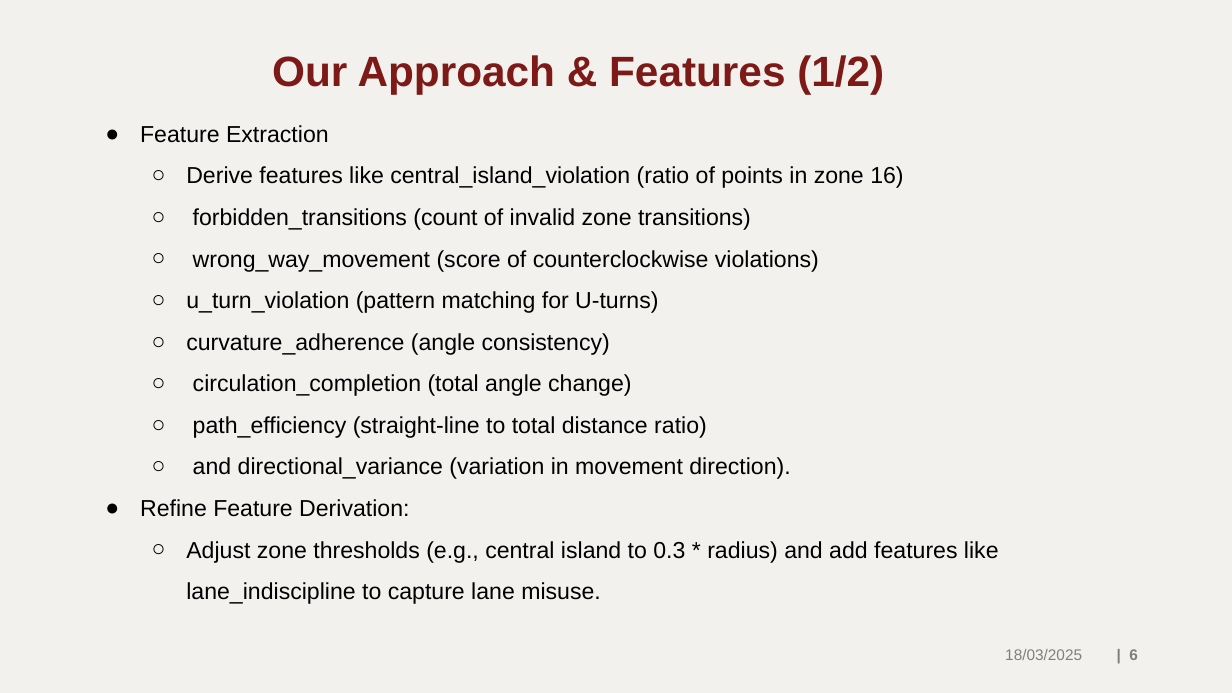
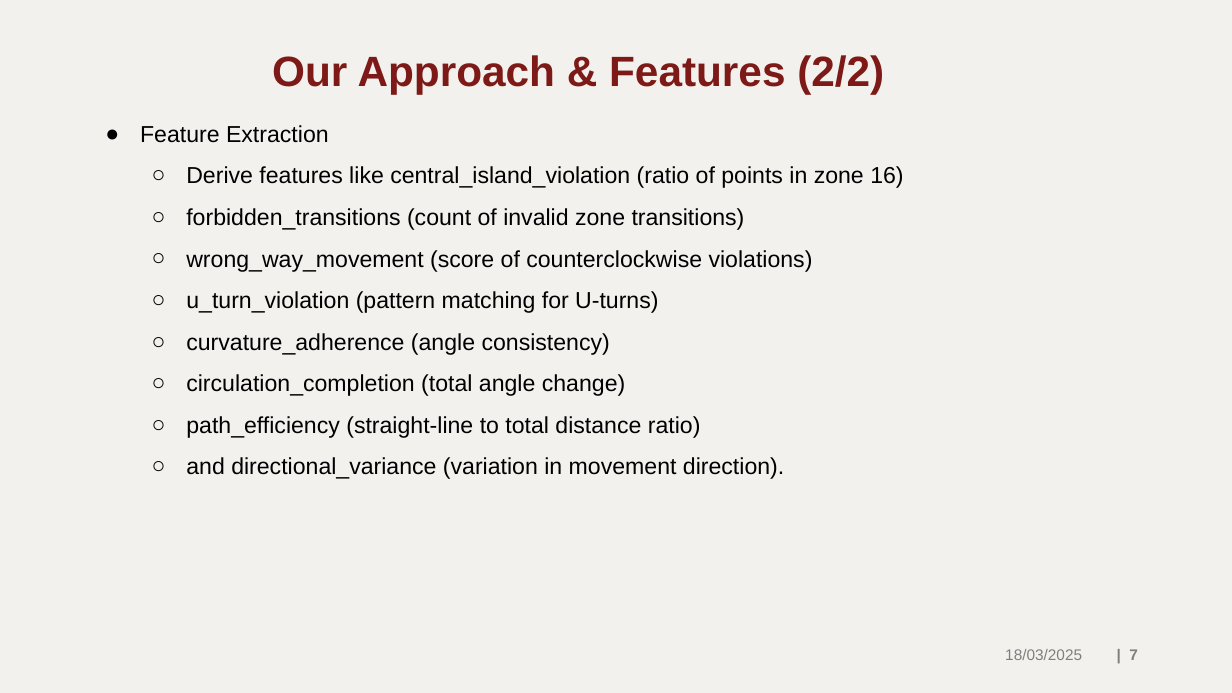
Before and after one commit to Vishv0407/ML_2025_4_Cluster_555, a slide deck: slide 7 of ML_Presentation_1.pptx (slide 6 before the commit). Drawn at 1232x693 pixels with LibreOffice and Linux fonts; fonts in the diff are those of the drawing; background and template pictures are left out. Boxes give left, top, right and bottom in pixels: in the first picture for what was removed or moved away, otherwise in the second. Text is boxed around its words. In the diff, an @@ line names an element or a change of style, - is before the commit and + after.

```diff
--- a/ML_Presentation_1.pptx
+++ b/ML_Presentation_1.pptx
@@ title at box(272, 55, 884, 95): text changed @@
-Our Approach & Features (1/2)
+Our Approach & Features (2/2)
@@ text at box(140, 499, 999, 604): paragraphs removed @@
-● Refine Feature Derivation:
-  ○ Adjust zone thresholds (e.g., central island to 0.3 * radius) and add features like lane_indiscipline to capture lane misuse.
@@ page number at box(1129, 649, 1138, 660): text changed @@
-| 6
+| 7
```
Also in this commit, not shown: 6 other slides changed.
